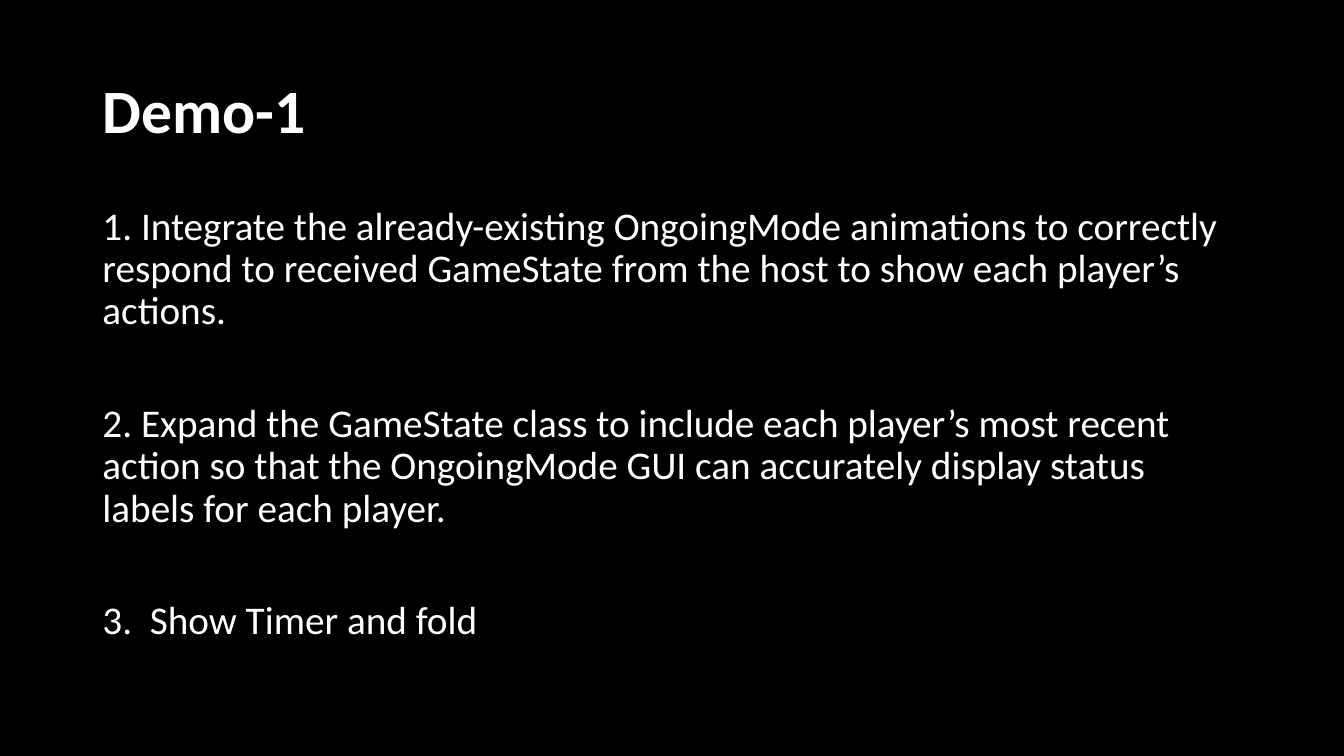
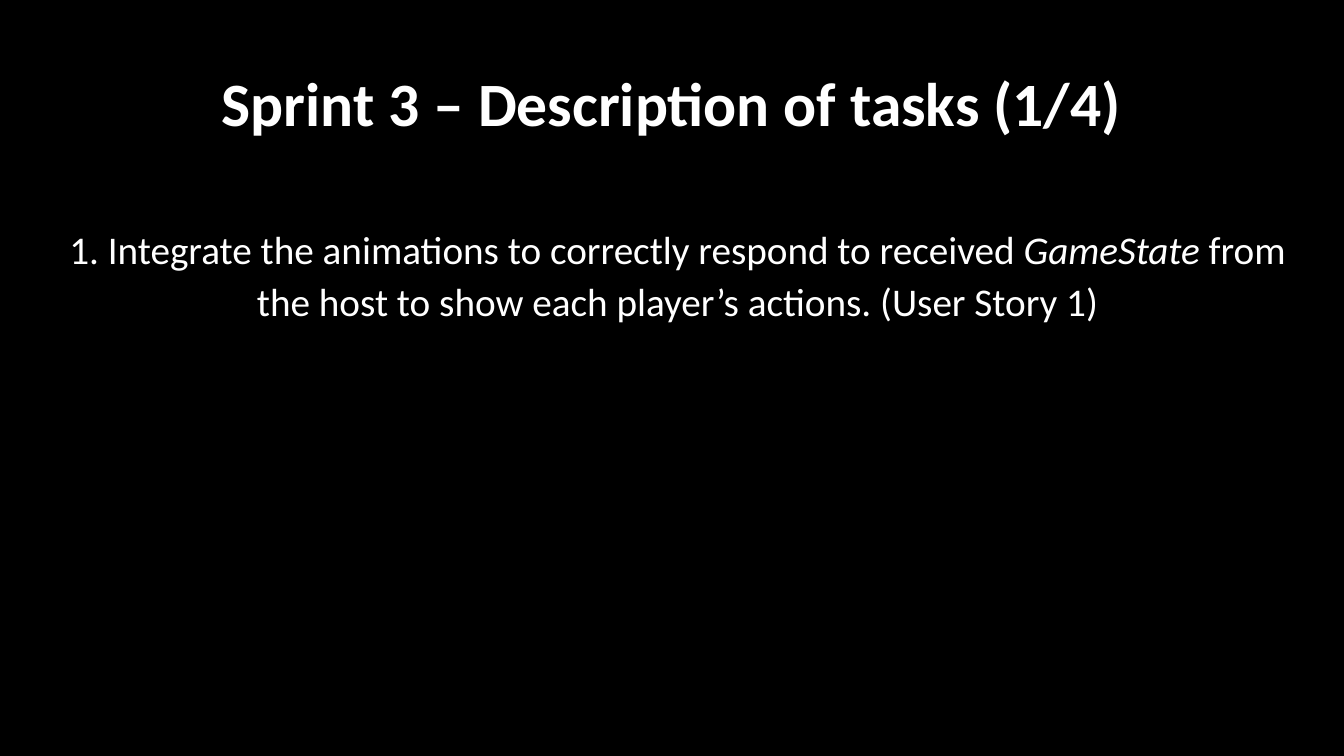
Before and after one commit to srhee91/PokerGame, a slide deck: slide 8 of 09. Sprint3 Final Presentation/FinalPresentation.pptx (slide 5 before the commit). Drawn at 1344x756 pixels with LibreOffice and Linux fonts; fonts in the diff are those of the drawing; background and template pictures are left out. Boxes give left, top, right and bottom in pixels: in the first picture for what was removed or moved away, otherwise in the second. Text is boxed around its words. In the diff, an @@ line names an element or a change of style, - is before the commit and + after.

Commit message:
presentation

```diff
--- a/09. Sprint3 Final Presentation/FinalPresentation.pptx
+++ b/09. Sprint3 Final Presentation/FinalPresentation.pptx
@@ title at box(222, 80, 1120, 136): text changed @@
-Demo-1
+Sprint 3 – Description of tasks (1/4)
@@ text at box(69, 236, 1286, 323): text changed @@
-1. Integrate the already-existing OngoingMode animations to correctly respond to received GameState from the host to show each player’s actions.
-2. Expand the GameState class to include each player’s most recent action so that the OngoingMode GUI can accurately display status labels for each player.
-3. Show Timer and fold
+1. Integrate the animations to correctly respond to received GameState from the host to show each player’s actions. (User Story 1)
```
Also in this commit, not shown: 2 other slides changed, 6 slides added, 2 slides removed, 3 other files.
